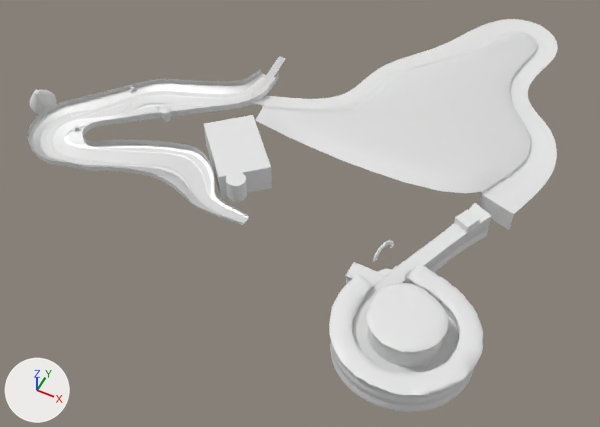
The Blender file Assets/Scenes/Scene_3/Scene_3.blend, before and after one commit.
Both versions are drawn from a 50 mm lens placed at (878.0, -1627.0, 1429.0), pointed at (231.0, -332.0, -190.0). Arrows for +X, +Y and +Z are at lower left; the lights stay in place. Objects named as collision shapes, trigger or cutter boxes, shadow casters or lower levels of detail are left out.

Script lines for the objects in view, before the commit:
```python
ob_nurbspath_007 = bpy.data.objects.new('NurbsPath.007', me_nurbspath_004)
ob_nurbspath_007.location = (0.0, 0.0, 0.0)
ob_nurbspath_009 = bpy.data.objects.new('NurbsPath.009', me_nurbspath_006)
ob_nurbspath_009.location = (0.0, 0.0, 0.0)
ob_nurbspath_011 = bpy.data.objects.new('NurbsPath.011', me_nurbspath_009)
ob_nurbspath_011.location = (0.0, 0.0, 0.0)
ob_nurbspath_012 = bpy.data.objects.new('NurbsPath.012', me_nurbspath_010)
ob_nurbspath_012.location = (0.0, 0.0, 0.0)
ob_vis_offroad_2 = bpy.data.objects.new('Vis_OffRoad_2', me_beziercurve_018)
ob_vis_offroad_2.location = (0.0, 0.0, 0.0)
# also in view: 'Vis_OffRoad_1' at (-130.0, -333.0, -27.0); 'NurbsPath.001' at (601.0, -491.0, -61.0); 'Vis_WaterSurface' at (-100.0, -267.0, -26.0); 'Road_1' at (-185.0, -324.0, -24.0); 'Cube' at (62.0, -348.0, -39.0)
```
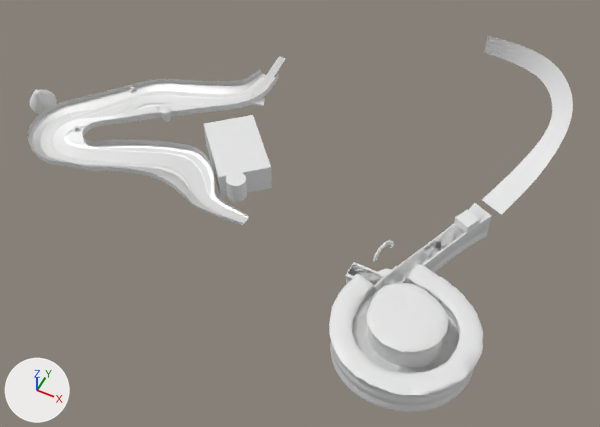
Changed parts and their boxes [x1, y1, x2, y2] in the pictures (600 x 427 px):
'NurbsPath.011', deleted
    before: [255, 32, 537, 193]
'NurbsPath.007', deleted
    before: [264, 19, 558, 214]
'NurbsPath', added
    after: [482, 36, 573, 215]
'NurbsPath.003', added
    after: [348, 205, 490, 373]
'NurbsPath.012', deleted
    before: [479, 194, 514, 230]
'NurbsPath.009', deleted
    before: [482, 50, 536, 193]

Patch to the scene script:
```diff
--- a/Assets/Scenes/Scene_3/Scene_3.blend.py
+++ b/Assets/Scenes/Scene_3/Scene_3.blend.py
@@ cu_nurbspath_010 @@
+cu_nurbspath_010 = bpy.data.curves.new('NurbsPath.010', 'CURVE')
+cu_nurbspath_010.dimensions = '3D'
+_sp = cu_nurbspath_010.splines.new('NURBS'); _sp.points.add(8)
+_sp.points.foreach_set('co', [686.7, -210.1, -61.72, 1.0, 713.6, -147.1, -42.42, 1.0, 732.5, -97.87, -27.31, 1.0, 751.3, -40.12, -4.959, 1.0, 766.9, 27.22, 22.99, 1.0, 762.1, 102.7, 54.74, 1.0, 712.9, 161.6, 80.52, 1.0, 640.3, 197.0, 91.03, 1.0, 513.5, 194.0, 92.84, 1.0])
+_sp.points.foreach_set('radius', [1.406, 1.365, 1.323, 1.303, 1.282, 1.241, 1.199, 1.199, 1.199])
+_sp.points.foreach_set('tilt', [0.0, 0.0, 0.0, -0.26, -0.519, -0.779, -1.038, -1.298, -1.557])
+_sp.order_u = 5
+_sp.order_v = 0
+_sp.resolution_u = 6
+_sp.use_endpoint_u = True
+_sp.use_smooth = False
+cu_nurbspath_010.materials.append(mat_gray)  # white #e7e7e7
+cu_nurbspath_010.use_path = True
+cu_nurbspath_010.bevel_mode = 'OBJECT'
+cu_nurbspath_010.resolution_u = 6
+cu_nurbspath_010.fill_mode = 'FULL'
+cu_nurbspath_010.twist_mode = 'Z_UP'
+cu_nurbspath_010.bevel_object = ob_roadbackbone_4
@@ cu_nurbspath_009 @@
+cu_nurbspath_009 = bpy.data.curves.new('NurbsPath.009', 'CURVE')
+cu_nurbspath_009.dimensions = '3D'
+_sp = cu_nurbspath_009.splines.new('POLY'); _sp.points.add(4)
+_sp.points.foreach_set('co', [-22.5, 0.0, 0.0, 1.0, -11.25, 0.0, 0.0, 1.0, 0.0, 0.0, 0.0, 1.0, 11.25, 0.0, 0.0, 1.0, 22.5, 0.0, 0.0, 1.0])
+_sp.points.foreach_set('radius', [0.8, 0.8, 0.8, 0.8, 0.8])
+_sp.order_u = 2
+_sp.order_v = 0
+_sp.resolution_u = 1
+_sp.use_endpoint_u = True
+cu_nurbspath_009.use_path = True
+cu_nurbspath_009.resolution_u = 1
+cu_nurbspath_009.fill_mode = 'FULL'
@@ cu_nurbspath_008 @@
+cu_nurbspath_008 = bpy.data.curves.new('NurbsPath.008', 'CURVE')
+cu_nurbspath_008.dimensions = '3D'
+_sp = cu_nurbspath_008.splines.new('NURBS'); _sp.points.add(11)
+_sp.points.foreach_set('co', [0.0, 0.0, 0.0, 1.0, 39.09, -0.782, 0.121, 1.0, 117.9, -3.801, 0.121, 1.0, 229.1, -15.87, 2.359, 1.0, 301.1, -97.79, 4.077, 1.0, 256.8, -219.0, 10.42, 1.0, 108.5, -226.0, 16.86, 1.0, 59.06, -112.9, 22.84, 1.0, 115.1, 29.51, 21.01, 1.0, 160.8, 142.6, 21.05, 1.0, 196.1, 229.0, 21.18, 1.0, 218.9, 281.0, 33.26, 1.0])
+_sp.points.foreach_set('radius', [1.0, 1.0, 1.0, 1.0, 1.0, 1.0, 1.0, 1.0, 1.0, 1.0, 1.0, 1.527])
+_sp.points.foreach_set('tilt', [0.0, 0.0, 0.0, 0.109, 0.217, 0.326, 0.326, 0.163, 0.0, 0.0, 0.0, 0.0])
+_sp.order_u = 5
+_sp.order_v = 0
+_sp.use_endpoint_u = True
+cu_nurbspath_008.materials.append(mat_gray)  # white #e7e7e7
+cu_nurbspath_008.use_path = True
+cu_nurbspath_008.bevel_mode = 'OBJECT'
+cu_nurbspath_008.fill_mode = 'FULL'
+cu_nurbspath_008.twist_mode = 'Z_UP'
+cu_nurbspath_008.bevel_object = ob_roadbackbone_2
@@ cu_nurbspath_001 @@
+cu_nurbspath_001 = bpy.data.curves.new('NurbsPath.001', 'CURVE')
+cu_nurbspath_001.dimensions = '3D'
+_sp = cu_nurbspath_001.splines.new('POLY'); _sp.points.add(4)
+_sp.points.foreach_set('co', [-15.0, 0.0, 0.0, 1.0, -7.5, 0.0, 0.0, 1.0, 0.0, 0.0, 0.0, 1.0, 7.5, 0.0, 0.0, 1.0, 15.0, 0.0, 0.0, 1.0])
+_sp.points.foreach_set('radius', [0.8, 0.8, 0.8, 0.8, 0.8])
+_sp.order_u = 2
+_sp.order_v = 0
+_sp.resolution_u = 1
+_sp.use_endpoint_u = True
+cu_nurbspath_001.use_path = True
+cu_nurbspath_001.resolution_u = 1
+cu_nurbspath_001.fill_mode = 'FULL'
@@ ob_nurbspath_007 @@
-ob_nurbspath_007 = bpy.data.objects.new('NurbsPath.007', me_nurbspath_004)
@@ ob_nurbspath_009 @@
-ob_nurbspath_009 = bpy.data.objects.new('NurbsPath.009', me_nurbspath_006)
@@ ob_nurbspath_011 @@
-ob_nurbspath_011 = bpy.data.objects.new('NurbsPath.011', me_nurbspath_009)
@@ ob_nurbspath_012 @@
-ob_nurbspath_012 = bpy.data.objects.new('NurbsPath.012', me_nurbspath_010)
@@ ob_nurbspath @@
+ob_nurbspath = bpy.data.objects.new('NurbsPath', cu_nurbspath_010)
+ob_nurbspath.location = (0.0, 0.0, 0.0)
@@ ob_roadbackbone_4 @@
+ob_roadbackbone_4 = bpy.data.objects.new('RoadBackbone_4', cu_nurbspath_009)
+ob_roadbackbone_4.location = (0.0, 0.0, 0.0)
@@ ob_nurbspath_003 @@
+ob_nurbspath_003 = bpy.data.objects.new('NurbsPath.003', cu_nurbspath_008)
+ob_nurbspath_003.location = (455.0, -522.0, -78.0)
@@ ob_roadbackbone_2 @@
+ob_roadbackbone_2 = bpy.data.objects.new('RoadBackbone_2', cu_nurbspath_001)
+ob_roadbackbone_2.location = (0.0, 0.0, 0.0)
```
